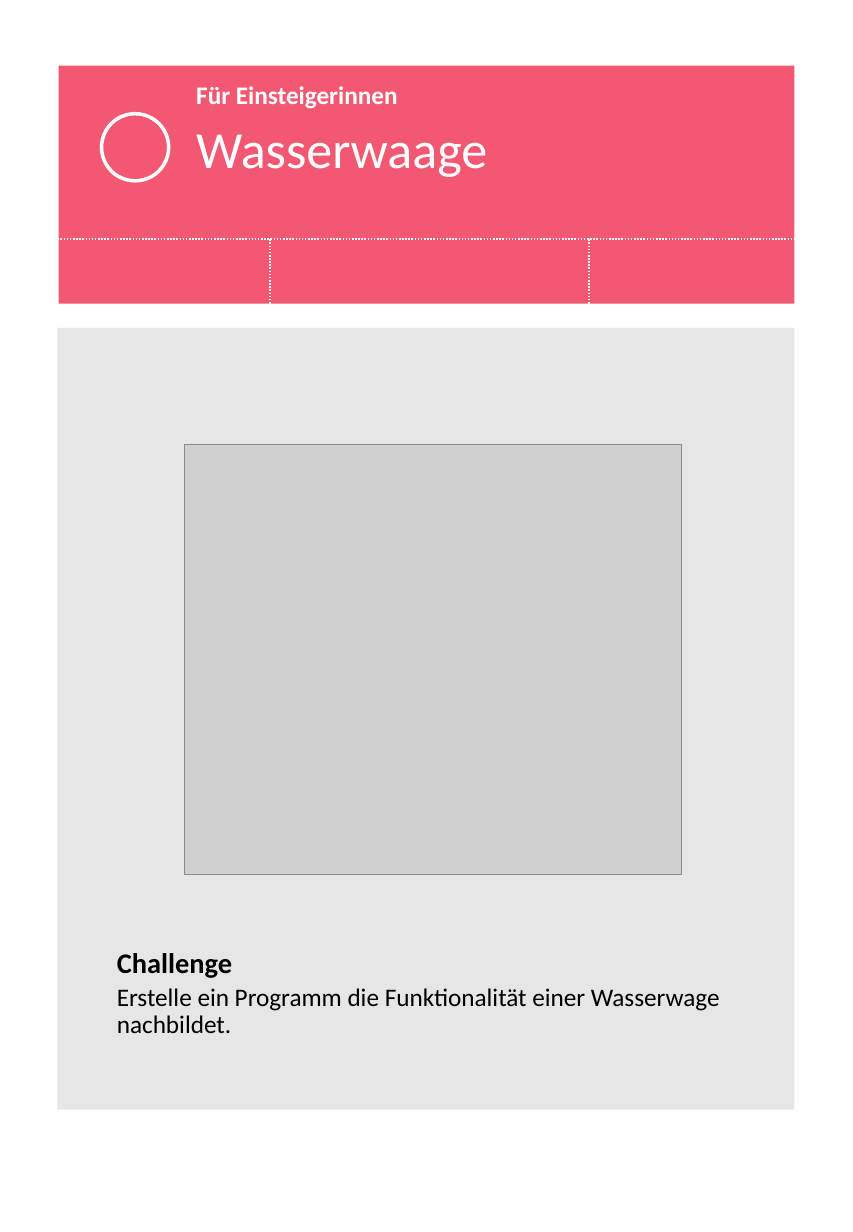
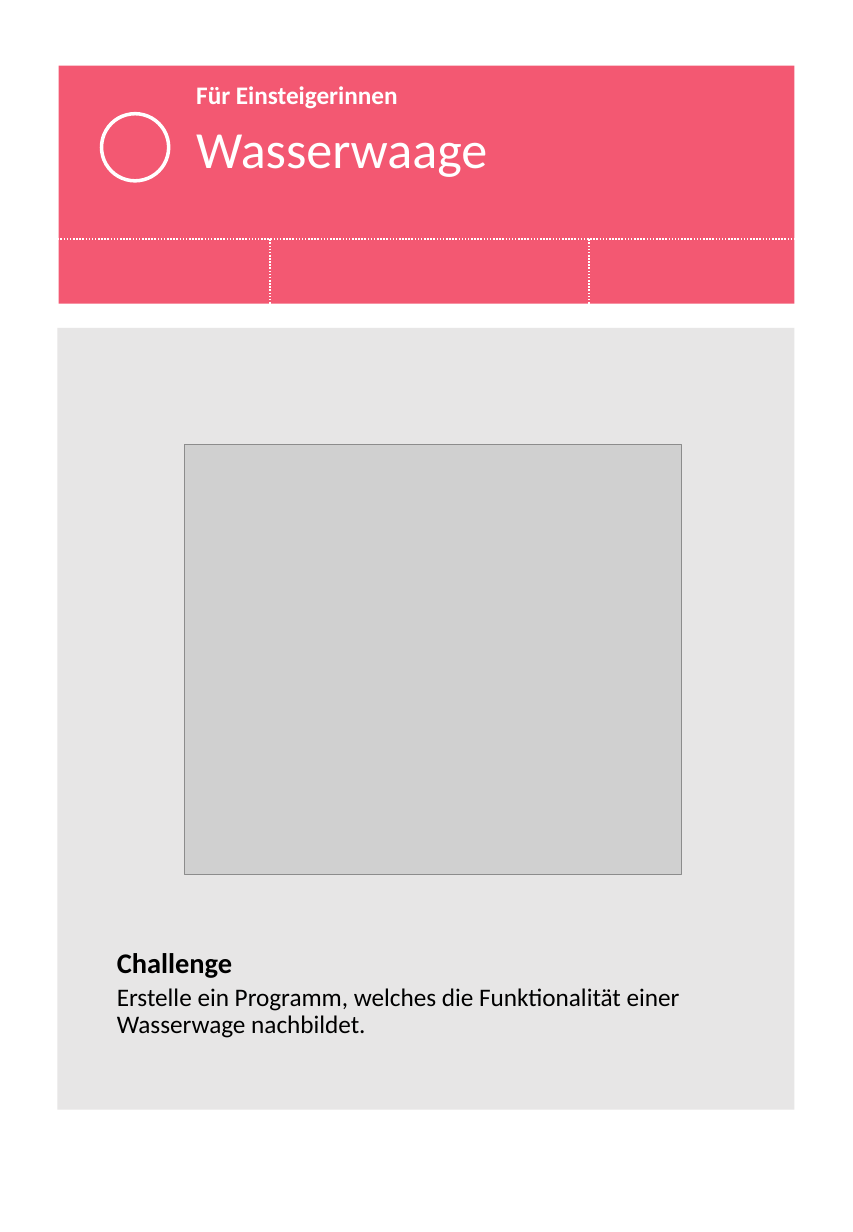
Before and after one commit to macim0/KISS_MINT, a slide deck: slide 1 of Wasserwaage/Wasserwaage.pptx. Drawn at 853x1232 pixels with LibreOffice and Linux fonts; fonts in the diff are those of the drawing; grey boxes stand for pictures; background and template pictures are left out. Boxes give left, top, right and bottom in pixels: in the first picture for what was removed or moved away, otherwise in the second. Text is boxed around its words. In the diff, an @@ line names an element or a change of style, - is before the commit and + after.

```diff
--- a/Wasserwaage/Wasserwaage.pptx
+++ b/Wasserwaage/Wasserwaage.pptx
@@ text at [117,988,680,1038]: text changed @@
-Erstelle ein Programm die Funktionalität einer Wasserwage nachbildet.
+Erstelle ein Programm, welches die Funktionalität einer Wasserwage nachbildet.
```
Also in this commit, not shown: 11 other files.
